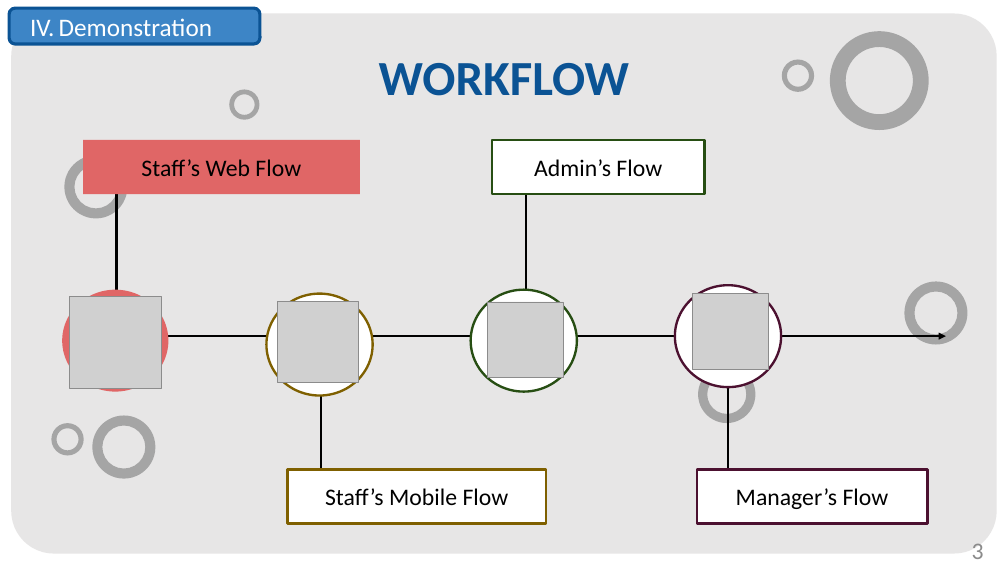
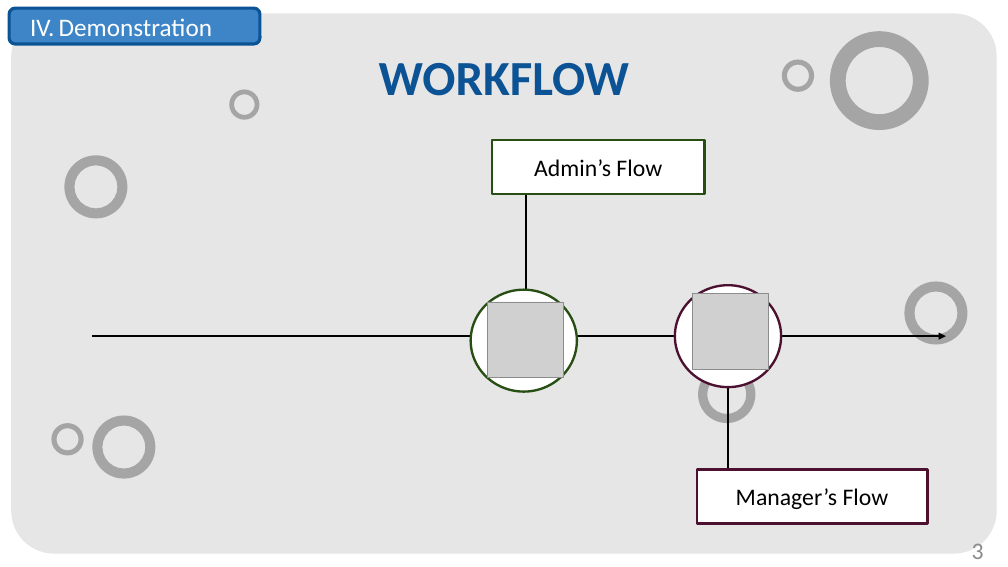
Before and after one commit to luannmdev/CapstoneDocument, a slide deck: slide 3 of Users/LuanNM/document/Core Flow.pptx. Drawn at 1008x567 pixels with LibreOffice and Linux fonts; fonts in the diff are those of the drawing; grey boxes stand for pictures. Boxes give left, top, right and bottom in pixels: in the first picture for what was removed or moved away, otherwise in the second. Text is boxed around its words. In the diff, an @@ line names an element or a change of style, - is before the commit and + after.

Commit message:
update core flow

```diff
--- a/Users/LuanNM/document/Core Flow.pptx
+++ b/Users/LuanNM/document/Core Flow.pptx
@@ picture removed at (x1=70, y1=296, x2=161, y2=388) @@
@@ group removed at (x1=62, y1=140, x2=546, y2=524): 2 lines, 2 rectangles, 2 ellipses @@
-Staff’s Web Flow
-Staff’s Mobile Flow
@@ picture removed at (x1=278, y1=302, x2=358, y2=383) @@
```
Also in this commit, not shown: 1 other slide changed, 1 slide added, 1 slide removed.
